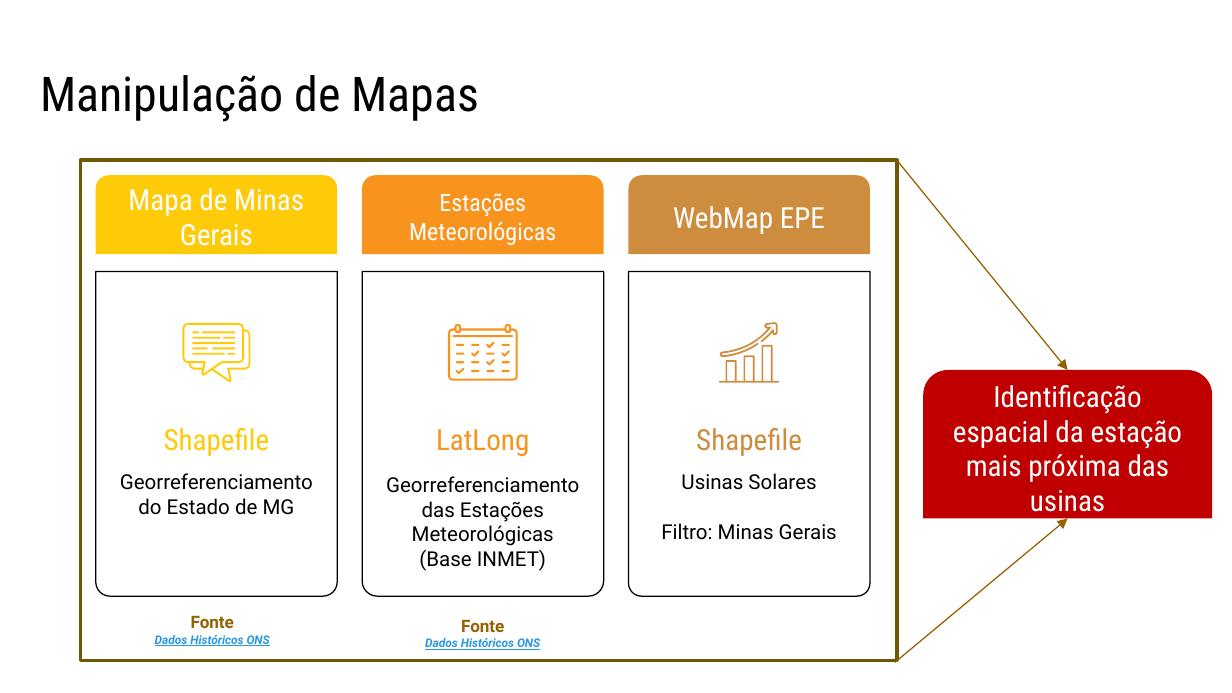
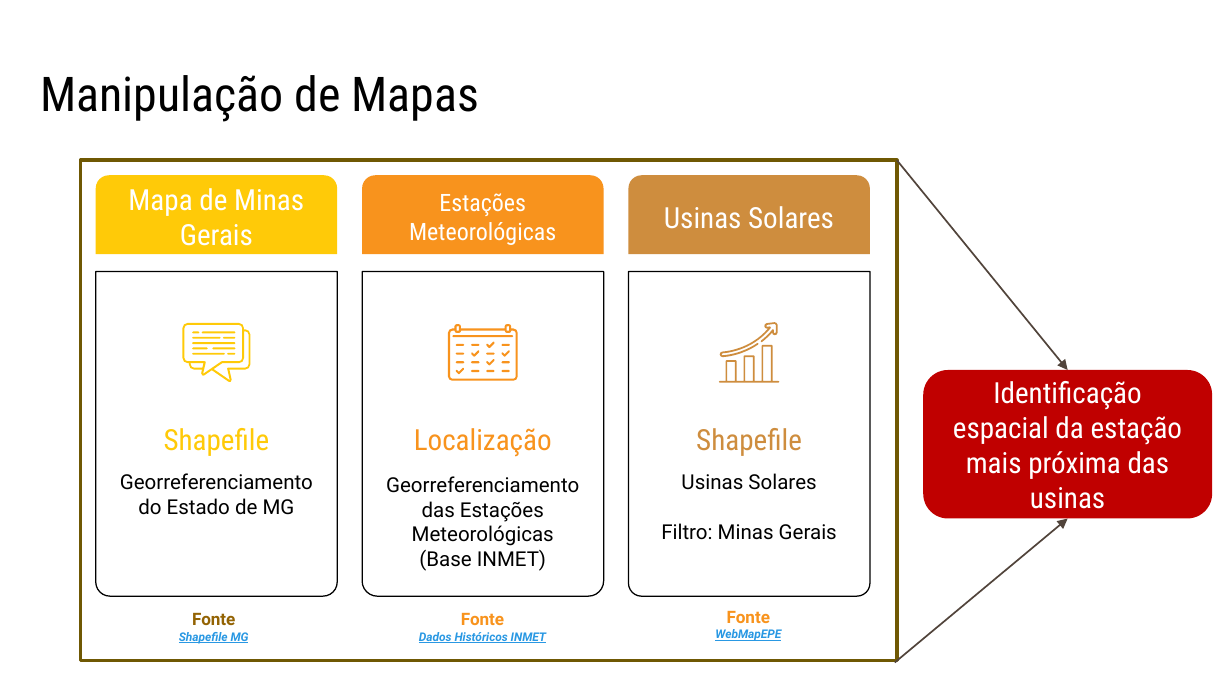
Before and after one commit to afazevedo/RadiantForecast, a slide deck: slide 8 of docs/presentation.pptx. Drawn at 1232x693 pixels with LibreOffice and Linux fonts; fonts in the diff are those of the drawing. Boxes give left, top, right and bottom in pixels: in the first picture for what was removed or moved away, otherwise in the second. Text is boxed around its words. In the diff, an @@ line names an element or a change of style, - is before the commit and + after.

```diff
--- a/docs/presentation.pptx
+++ b/docs/presentation.pptx
@@ arrow (897, 160) - (1068, 370): stroke #936303 0.75 pt to #51443B 1 pt @@
@@ text in round same rect at [664, 206, 834, 229]: text changed @@
-WebMap EPE
+Usinas Solares
@@ rounded rectangle "Identificação espacial da estação mais ..." at [923, 370, 1212, 519]: round same rect to rounded rectangle @@
@@ text at [414, 428, 552, 457]: text changed @@
-LatLong
+Localização
@@ arrow (894, 663) - (1068, 519): stroke #936303 0.75 pt to #51443B 1 pt @@
@@ text at [461, 613, 504, 625]: text colour #936303 to #F8931D in "Fonte" @@
@@ text added at [715, 611, 781, 641], 7 pt, text #2998E3, bold, italic, underline @@
+Fonte
+WebMapEPE
@@ text at [179, 632, 249, 644]: text changed @@
-Dados Históricos ONS
+Shapefile MG
@@ text at [419, 632, 546, 643]: text changed @@
-Dados Históricos ONS
+Dados Históricos INMET
```
Also in this commit, not shown: 18 other slides changed, 3 slides added, 3 slides removed, 4 other files.
